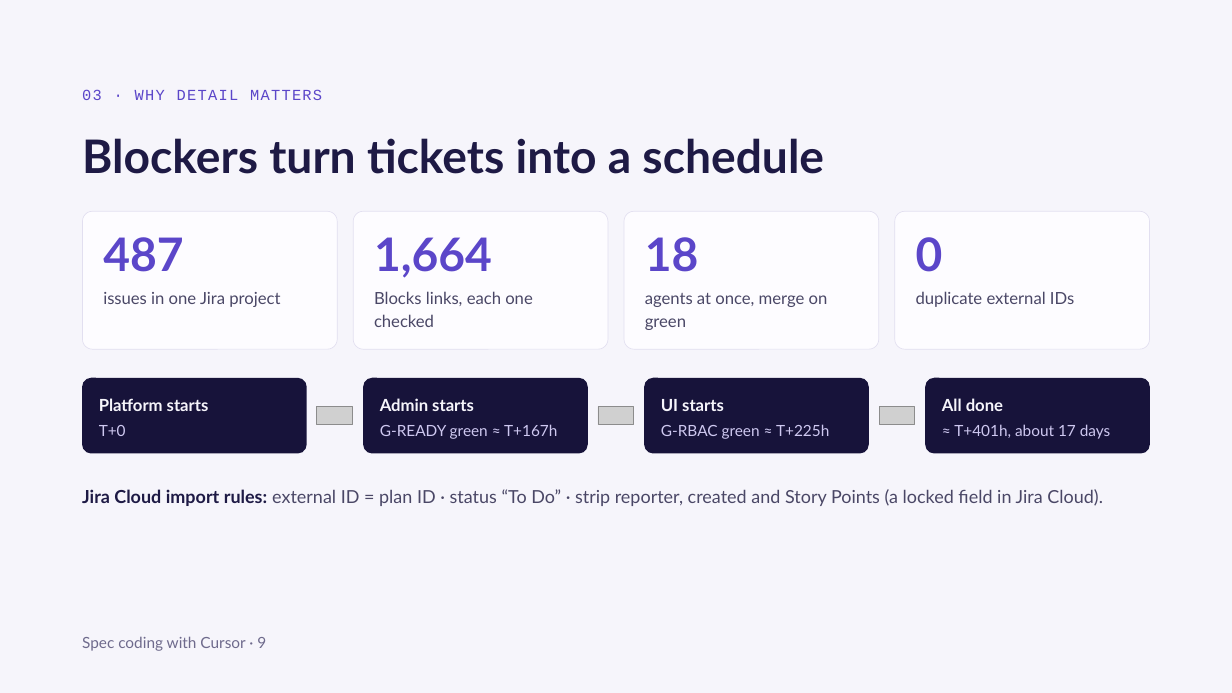
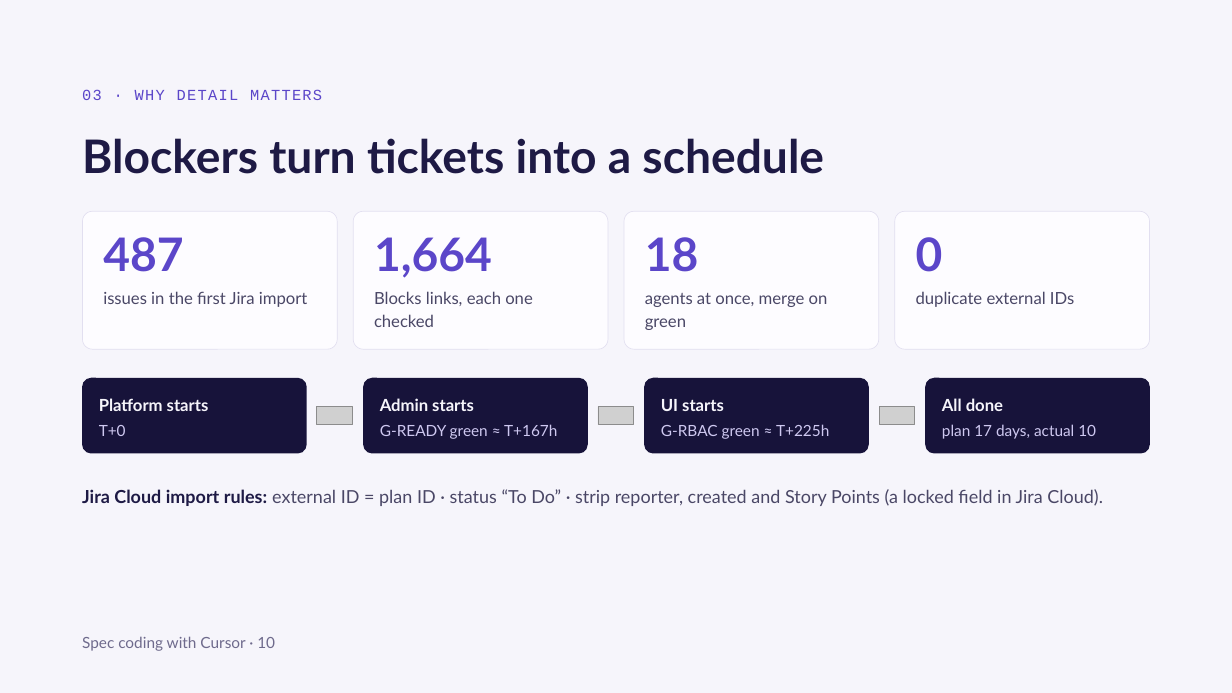
Before and after one commit to smlsr/spec, a slide deck: slide 10 of Spec Coding with Cursor.pptx (slide 9 before the commit). Drawn at 1232x693 pixels with LibreOffice and Linux fonts; fonts in the diff are those of the drawing; grey boxes stand for pictures. Boxes give left, top, right and bottom in pixels: in the first picture for what was removed or moved away, otherwise in the second. Text is boxed around its words. In the diff, an @@ line names an element or a change of style, - is before the commit and + after.

```diff
--- a/Spec Coding with Cursor.pptx
+++ b/Spec Coding with Cursor.pptx
@@ text at (103, 291, 308, 307): text changed @@
-issues in one Jira project
+issues in the first Jira import
@@ text at (942, 424, 1096, 439): text changed @@
-≈ T+401h, about 17 days
+plan 17 days, actual 10
@@ text at (82, 636, 275, 651): text changed @@
-Spec coding with Cursor · 9
+Spec coding with Cursor · 10
```
Also in this commit, not shown: 16 other slides changed, 1 slide added, 2 other files.
